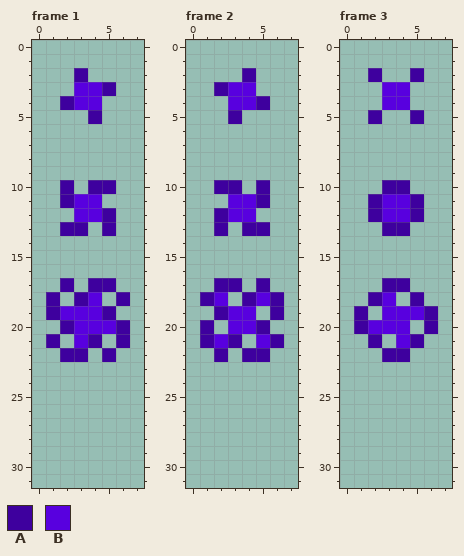
Two states of a pixel-art file, Archivos Aseprite/Otros/EssenceOfPunishment.aseprite. The picture above is the old version.
8x32 pixels, 3 frames. Shown: frame 1, frame 2, frame 3.
Palette (. is transparent): A #3e009e  B #5800df
After:
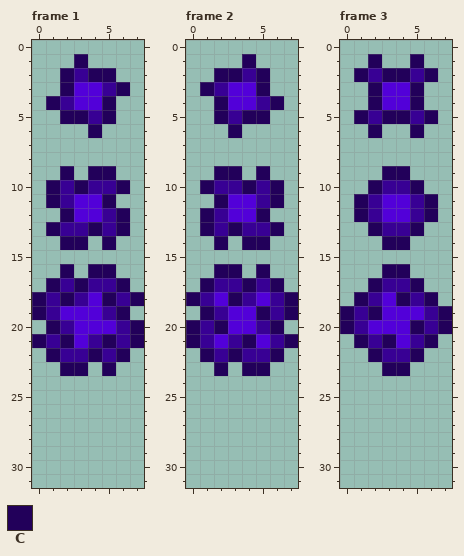
Colours new in this view: C #22005a
The edit:
colour A: #3e009e -> #380094
colour B: #5800df -> #5200d9
Frame 1:
y 1: x 3 . -> C
y 2: x 2 . -> C; x 4..5 .. -> CC
y 3: x 2 . -> C; x 6 . -> C
y 4: x 1 . -> C; x 5 . -> C
y 5: x 2..3 .. -> CC; x 5 . -> C
y 6: x 4 . -> C
y 9: x 2 . -> C; x 4..5 .. -> CC
y 10: x 1 . -> C; x 3 . -> C; x 6 . -> C
y 11: x 1 . -> C; x 5 . -> C
y 12: x 2 . -> C; x 6 . -> C
y 13: x 1 . -> C; x 4 . -> C; x 6 . -> C
y 14: x 2..3 .. -> CC; x 5 . -> C
y 16: x 2 . -> C; x 4..5 .. -> CC
y 17: x 1 . -> C; x 3 . -> C; x 6 . -> C
y 18: x 0 . -> C; x 2 . -> C; x 5 . -> C; x 7 . -> C
y 19: x 0 . -> C; x 6 . -> C
y 20: x 1 . -> C; x 7 . -> C
y 21: x 0 . -> C; x 2 . -> C; x 5 . -> C; x 7 . -> C
y 22: x 1 . -> C; x 4 . -> C; x 6 . -> C
y 23: x 2..3 .. -> CC; x 5 . -> C
Frame 2:
y 1: x 4 . -> C
y 2: x 2..3 .. -> CC; x 5 . -> C
y 3: x 1 . -> C; x 5 . -> C
y 4: x 2 . -> C; x 6 . -> C
y 5: x 2 . -> C; x 4..5 .. -> CC
y 6: x 3 . -> C
y 9: x 2..3 .. -> CC; x 5 . -> C
y 10: x 1 . -> C; x 4 . -> C; x 6 . -> C
y 11: x 2 . -> C; x 6 . -> C
y 12: x 1 . -> C; x 5 . -> C
y 13: x 1 . -> C; x 3 . -> C; x 6 . -> C
y 14: x 2 . -> C; x 4..5 .. -> CC
y 16: x 2..3 .. -> CC; x 5 . -> C
y 17: x 1 . -> C; x 4 . -> C; x 6 . -> C
y 18: x 0 . -> C; x 3 . -> C; x 7 . -> C
y 19: x 1 . -> C; x 5 . -> C; x 7 . -> C
y 20: x 0 . -> C; x 2 . -> C; x 6 . -> C
y 21: x 0 . -> C; x 4 . -> C; x 7 . -> C
y 22: x 1 . -> C; x 3 . -> C; x 6 . -> C
y 23: x 2 . -> C; x 4..5 .. -> CC
Frame 3:
y 1: x 2 . -> C; x 5 . -> C
y 2: x 1 . -> C; x 3..4 .. -> CC; x 6 . -> C
y 3..4: x 2 . -> C; x 5 . -> C
y 5: x 1 . -> C; x 3..4 .. -> CC; x 6 . -> C
y 6: x 2 . -> C; x 5 . -> C
y 9: x 3..4 .. -> CC
y 10: x 2 . -> C; x 5 . -> C
y 11..12: x 1 . -> C; x 6 . -> C
y 13: x 2 . -> C; x 5 . -> C
y 14: x 3..4 .. -> CC
y 16: x 3..4 .. -> CC
y 17: x 2 . -> C; x 5 . -> C
y 18: x 1 . -> C; x 4 . -> C; x 6 . -> C
y 19: x 0 . -> C; x 2 . -> C; x 7 . -> C
y 20: x 0 . -> C; x 5 . -> C; x 7 . -> C
y 21: x 1 . -> C; x 3 . -> C; x 6 . -> C
y 22: x 2 . -> C; x 5 . -> C
y 23: x 3..4 .. -> CC
Pixel boxes of the changes (left, top, right, bottom) in both pictures:
changed: (32, 54, 144, 376)
changed: (186, 54, 298, 376)
changed: (340, 54, 452, 376)
